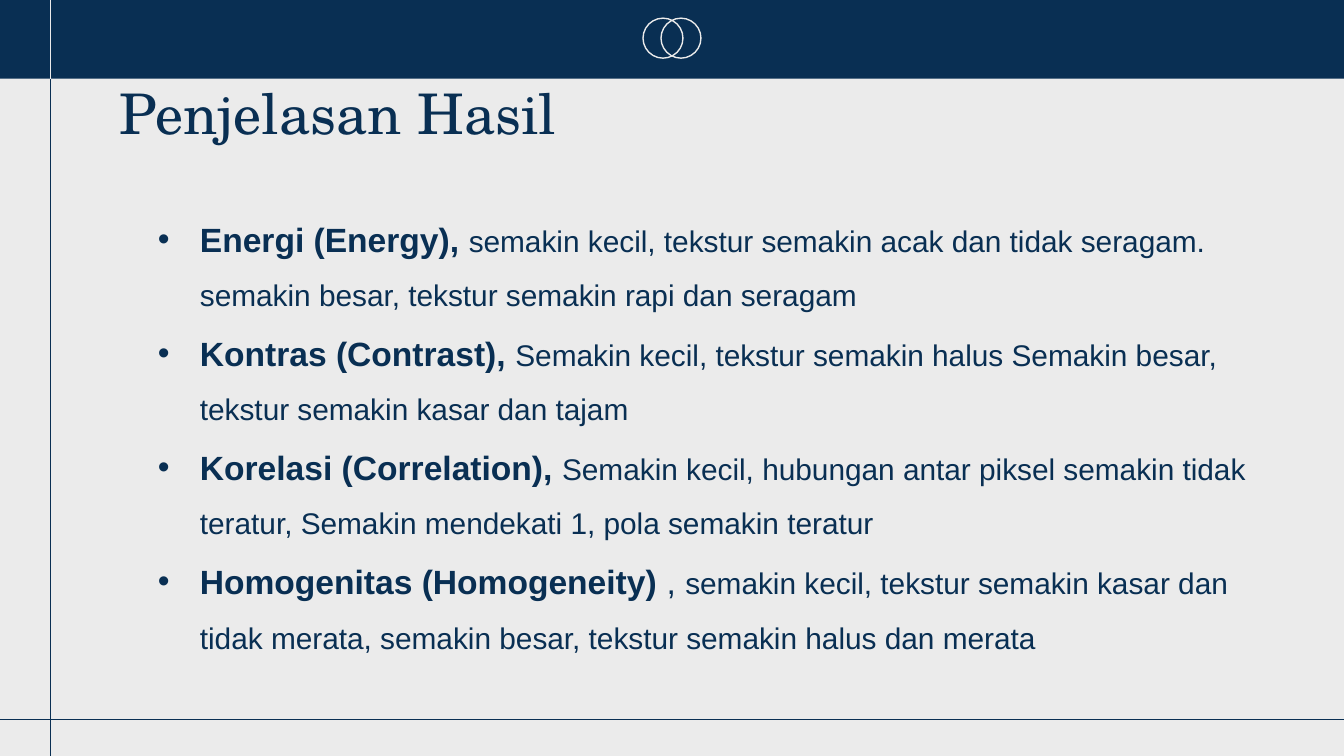
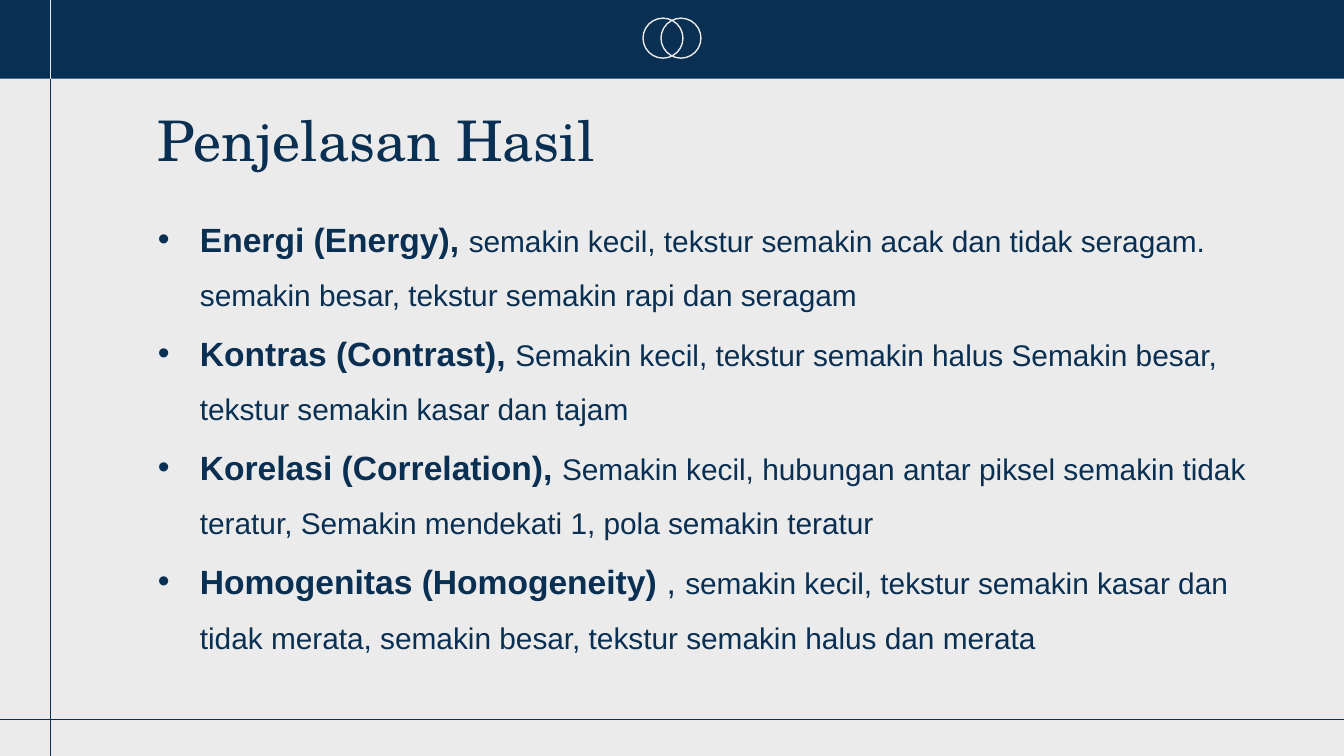
Before and after one commit to AryaPutra-182/2318034-EkstraksiFiturTekstur, a slide deck: slide 10 of PPT Ekstraksi Fitur Tekstur.pptx. Drawn at 1344x756 pixels with LibreOffice and Linux fonts; fonts in the diff are those of the drawing; background and template pictures are left out. Boxes give left, top, right and bottom in pixels: in the first picture for what was removed or moved away, otherwise in the second. Text is boxed around its words. In the diff, an @@ line names an element or a change of style, - is before the commit and + after.

```diff
--- a/PPT Ekstraksi Fitur Tekstur.pptx
+++ b/PPT Ekstraksi Fitur Tekstur.pptx
@@ title "Penjelasan Hasil": place and size @@
-title "Penjelasan Hasil" at (119, 92, 557, 146)
+title "Penjelasan Hasil" at (158, 119, 595, 173)
```
Also in this commit, not shown: 6 other slides changed, 3 other files.
